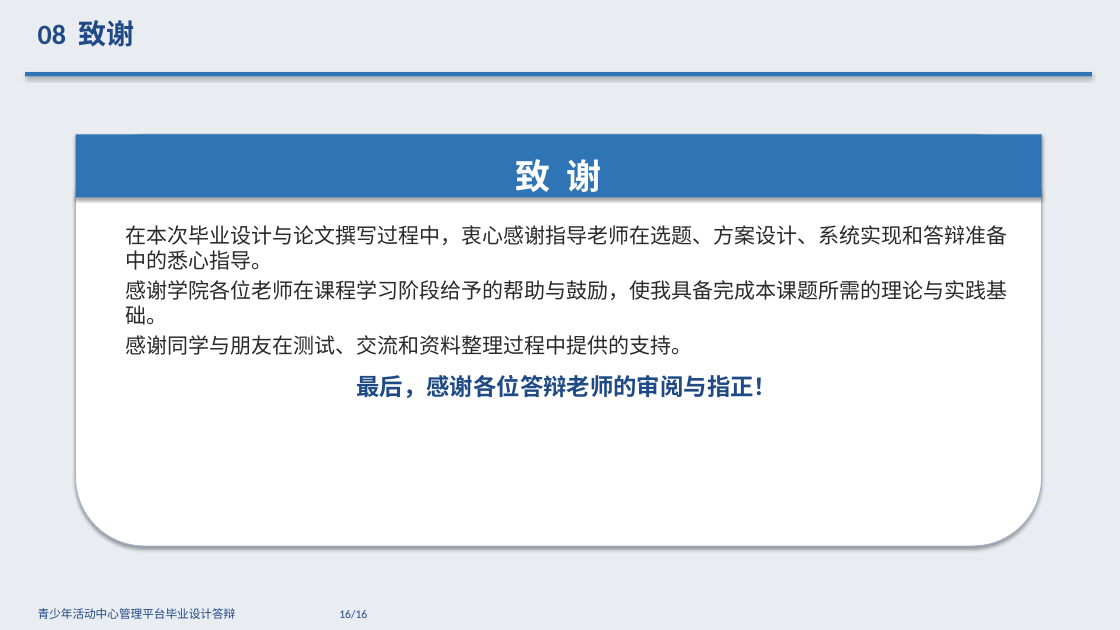
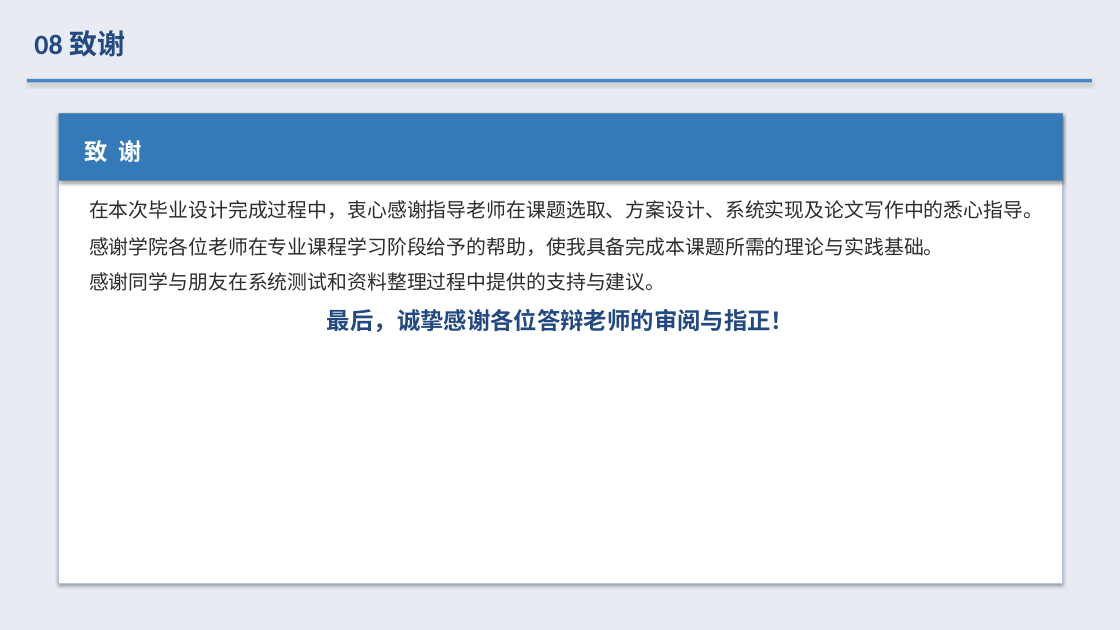
Before and after one commit to cxkqq/Student_Exam, a slide deck: slide 15 of defense_ppt.pptx (slide 16 before the commit). Drawn at 1120x630 pixels with LibreOffice and Linux fonts; fonts in the diff are those of the drawing. Boxes give left, top, right and bottom in pixels: in the first picture for what was removed or moved away, otherwise in the second. Text is boxed around its words. In the diff, an @@ line names an element or a change of style, - is before the commit and + after.

```diff
--- a/defense_ppt.pptx
+++ b/defense_ppt.pptx
@@ rectangle at [0,0,1120,630]: fill #E9ECF1 to #E8ECF2 @@
@@ text "08 致谢" at [34,30,125,57]: text colour #1F4A85 to #224981; line spacing 1 to 1.25; more space between paragraphs @@
@@ rectangle: place and size @@
-rectangle at [25,72,1092,76]
+rectangle at [27,79,1092,82]
@@ rectangle at [27,79,1092,82]: fill #2F75B5 to #4887C4 @@
@@ rectangle: place and size @@
-rectangle at [76,134,1042,197]
+rectangle at [59,113,1063,181]
@@ rectangle at [59,113,1063,181]: fill #2F75B5 to #347AB8 @@
@@ rectangle added at [59,113,1063,584], fill #FFFFFF, outline #B2C4D9 0.75 pt @@
@@ rounded rectangle removed at [76,134,1042,546] @@
@@ text "致 谢": place and size @@
-text "致 谢" at [516,159,602,199]
+text "致 谢" at [85,140,142,162]
@@ text "致 谢" at [85,140,142,162]: size 30 to 20 pt; alignment centre to left; line spacing 1 to 1.25; more space between paragraphs @@
@@ text at [89,200,1043,332]: text changed; size 18 to 17 pt; text colour #2A2A2A to #2D2D2D @@
-在本次毕业设计与论文撰写过程中，衷心感谢指导老师在选题、方案设计、系统实现和答辩准备中的悉心指导。
-感谢学院各位老师在课程学习阶段给予的帮助与鼓励，使我具备完成本课题所需的理论与实践基础。
-感谢同学与朋友在测试、交流和资料整理过程中提供的支持。
-最后，感谢各位答辩老师的审阅与指正！
+在本次毕业设计完成过程中，衷心感谢指导老师在课题选取、方案设计、系统实现及论文写作中的悉心指导。
+感谢学院各位老师在专业课程学习阶段给予的帮助，使我具备完成本课题所需的理论与实践基础。
+感谢同学与朋友在系统测试和资料整理过程中提供的支持与建议。
+最后，诚挚感谢各位答辩老师的审阅与指正！
@@ text removed at [38,608,367,619] @@
-青少年活动中心管理平台毕业设计答辩 16/16
```
Also in this commit, not shown: 8 other slides changed, 6 slides added, 7 slides removed.
